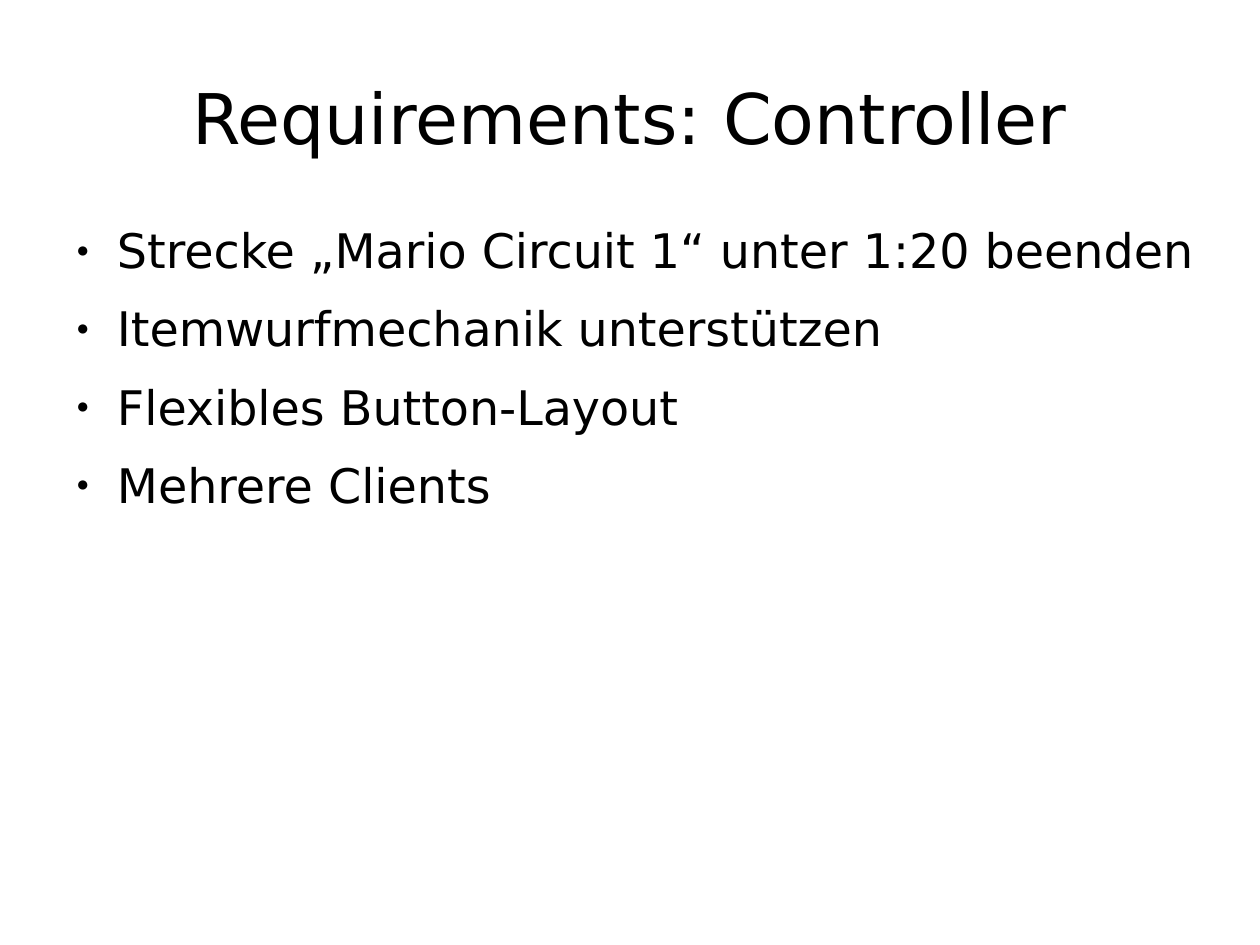
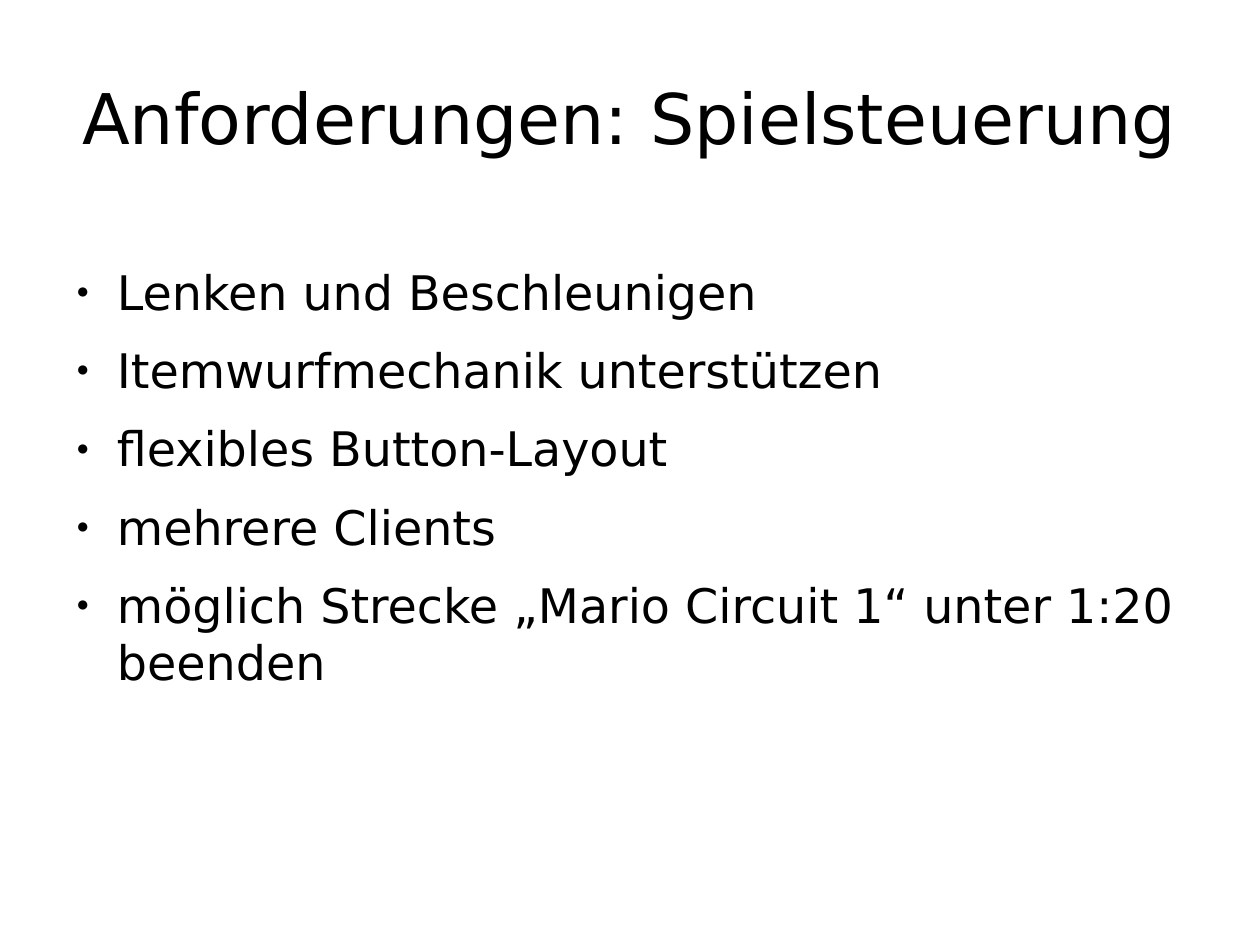
Before and after one commit to enra64/psychic-giggle, a slide deck: slide 6 of zwischenstand anfang dezember.odp (slide 7 before the commit). Drawn at 1260x945 pixels with LibreOffice and Linux fonts; fonts in the diff are those of the drawing. Boxes give left, top, right and bottom in pixels: in the first picture for what was removed or moved away, otherwise in the second. Text is boxed around its words. In the diff, an @@ line names an element or a change of style, - is before the commit and + after.

```diff
--- a/zwischenstand anfang dezember.odp
+++ b/zwischenstand anfang dezember.odp
@@ title at [82, 91, 1176, 159]: text changed @@
-Requirements: Controller
+Anforderungen: Spielsteuerung
@@ text "Lenken und Beschleunigen": place and size @@
-text "Lenken und Beschleunigen" at [117, 231, 1193, 504]
+text "Lenken und Beschleunigen" at [117, 273, 1173, 681]
@@ text at [117, 273, 757, 320]: text changed @@
-● Strecke „Mario Circuit 1“ unter 1:20 beenden
+● Lenken und Beschleunigen
@@ text at [117, 429, 1173, 681]: text changed @@
-● Flexibles Button-Layout
-● Mehrere Clients
+● flexibles Button-Layout
+● mehrere Clients
+● möglich Strecke „Mario Circuit 1“ unter 1:20 beenden
```
Also in this commit, not shown: 6 other slides changed, 15 slides added, 8 slides removed.
